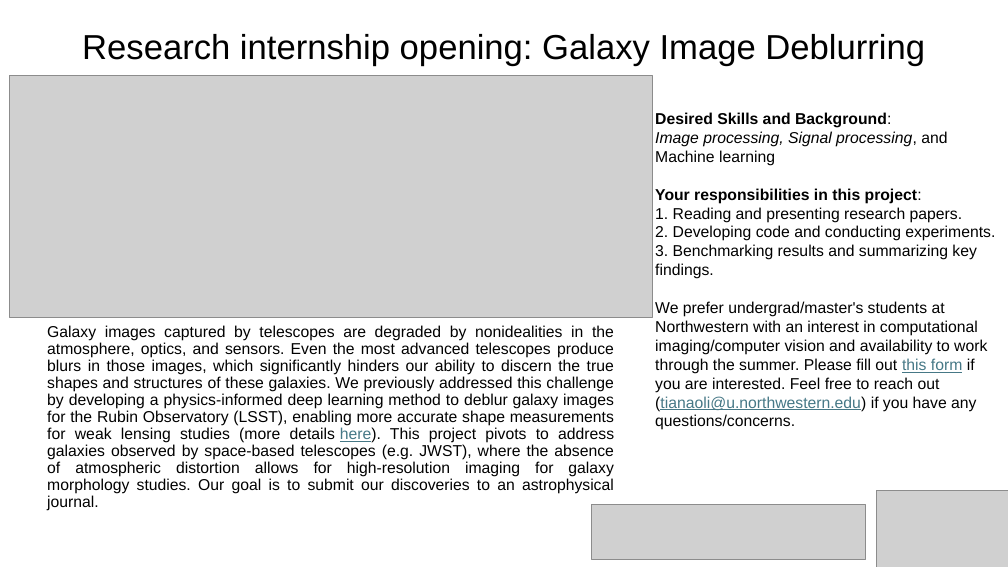
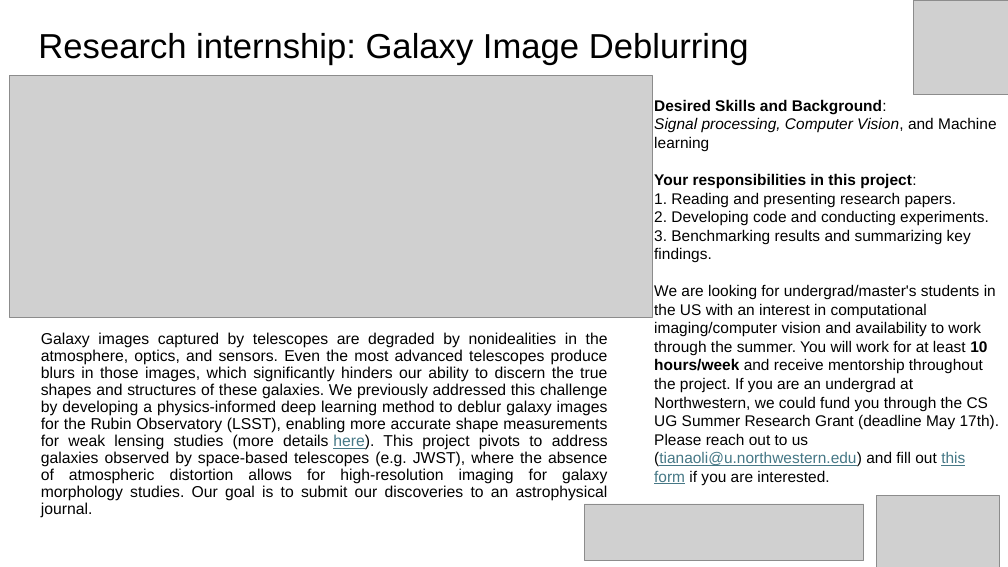
Before and after one commit to Lukeli0425/Lukeli0425.github.io, a slide deck: slide 1 of openings/galaxy opening.pptx. Drawn at 1008x567 pixels with LibreOffice and Linux fonts; fonts in the diff are those of the drawing; grey boxes stand for pictures. Boxes give left, top, right and bottom in pixels: in the first picture for what was removed or moved away, otherwise in the second. Text is boxed around its words. In the diff, an @@ line names an element or a change of style, - is before the commit and + after.

Commit message:
update opening

```diff
--- a/openings/galaxy opening.pptx
+++ b/openings/galaxy opening.pptx
@@ picture added at (x1=913, y1=0, x2=1008, y2=95) @@
@@ title at (x1=38, y1=33, x2=749, y2=65): text changed @@
-Research internship opening: Galaxy Image Deblurring
+Research internship: Galaxy Image Deblurring
@@ text "Desired Skills and Background: Signal ..." moved from (x1=655, y1=112, x2=995, y2=430) to (x1=654, y1=99, x2=1000, y2=485) @@
@@ text at (x1=654, y1=99, x2=997, y2=151): text changed; size 15 to 14.7 pt @@
-Desired Skills and Background:
-Image processing, Signal processing, and Machine learning
+Desired Skills and Background:
+Signal processing, Computer Vision, and Machine learning
@@ text at (x1=654, y1=173, x2=989, y2=262): size 15 to 14.7 pt in "Your responsibilities in this project: 1. Reading ..." @@
@@ text at (x1=654, y1=284, x2=1000, y2=485): text changed; size 15 to 14.7 pt @@
-We prefer undergrad/master's students at Northwestern with an interest in computational imaging/computer vision and availability to work through the summer. Please fill out this form if you are interested. Feel free to reach out (tianaoli@u.northwestern.edu) if you have any questions/concerns.
+We are looking for undergrad/master's students in the US with an interest in computational imaging/computer vision and availability to work through the summer. You will work for at least 10 hours/week and receive mentorship throughout the project. If you are an undergrad at Northwestern, we could fund you through the CS UG Summer Research Grant (deadline May 17th). Please reach out to us (tianaoli@u.northwestern.edu) and fill out this form if you are interested.
@@ text "Galaxy images captured by telescopes ..." moved from (x1=47, y1=325, x2=614, y2=511) to (x1=41, y1=332, x2=608, y2=518) @@
@@ picture resized from (x1=592, y1=504, x2=866, y2=560) to (x1=585, y1=504, x2=864, y2=561) @@
@@ picture resized from (x1=876, y1=491, x2=1008, y2=567) to (x1=876, y1=496, x2=1000, y2=567) @@
```
Also in this commit, not shown: 2 other files.
